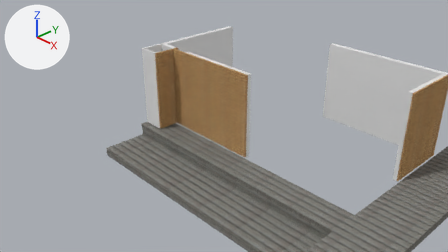
What one commit did to the Blender file exterior.blend.
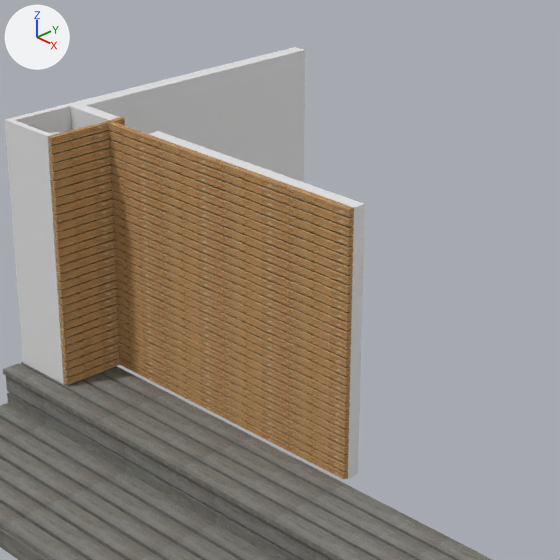
Old and new are each drawn from the file's camera 'Camera' and again close up on the part from 31% to 69% of the width and 5% to 72% of the height. The axes (+X, +Y, +Z) are drawn at upper left. The lights are the same throughout.
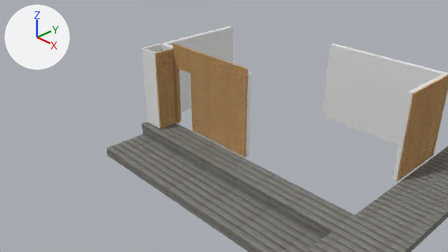
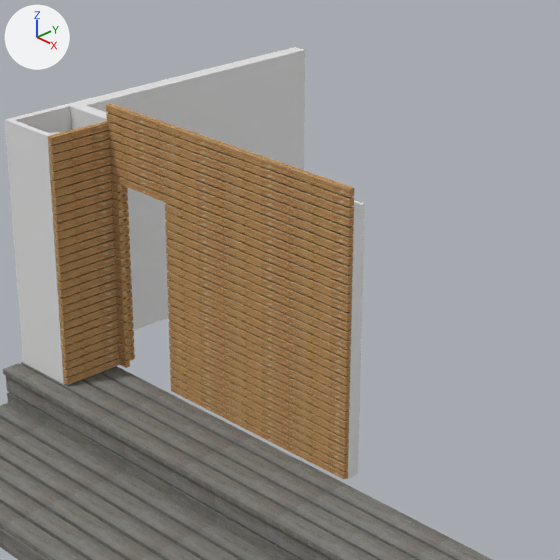
What differs and where, as boxes [x1, y1, x2, y2] in the close-ups (560 x 560 px):
'Cube.008', reshaped, modifiers changed: before [108, 121, 354, 479]; after [106, 103, 354, 479]
part 1 of me_cube_008, added: after [118, 342, 129, 353]
part 2 of me_cube_008, added: after [118, 335, 129, 345]
part 3 of me_cube_008, added: after [117, 327, 128, 337]
part 4 of me_cube_008, added: after [116, 319, 128, 329]
part 5 of me_cube_008, added: after [117, 312, 128, 322]
part 6 of me_cube_008, added: after [117, 303, 127, 314]
part 7 of me_cube_008, added: after [116, 296, 127, 306]
part 8 of me_cube_008, added: after [115, 288, 127, 298]
part 9 of me_cube_008, added: after [116, 280, 126, 290]
part 10 of me_cube_008, added: after [114, 272, 126, 282]
part 11 of me_cube_008, added: after [114, 264, 126, 274]
part 12 of me_cube_008, added: after [114, 256, 125, 266]
part 13 of me_cube_008, added: after [114, 248, 125, 258]
part 14 of me_cube_008, added: after [114, 240, 125, 250]
part 15 of me_cube_008, added (brown): after [106, 103, 354, 340]

The change in detail:
me_cube_008 is used by ob_cube_008; location (-0.348, -0.23, 0.336); scale (1.12, 0.018, 0.0241).
me_cube_008 had 8 vertices, 6 faces and spanned x -1.0..1.0, y -1.0..1.0, z -1.0..1.0.
me_cube_008 now has 440 vertices, 330 faces and spans x -1.0..1.0, y -1.0..1.0, z -1.0..77.88.
me_cube_008 part 1: a new loose piece, a box spanning x -1.0..-0.924, y -1.0..1.0, z 3.96..5.96, in mat_material_001 (picture img_texturescom_woodplanksclean0082_1_seamless_s_jpg).
me_cube_008 part 2: a new loose piece, a box spanning x -1.0..-0.924, y -1.0..1.0, z 6.44..8.44, in mat_material_001 (picture img_texturescom_woodplanksclean0082_1_seamless_s_jpg).
me_cube_008 part 3: a new loose piece, a box spanning x -1.0..-0.924, y -1.0..1.0, z 8.92..10.92, in mat_material_001 (picture img_texturescom_woodplanksclean0082_1_seamless_s_jpg).
me_cube_008 part 4: a new loose piece, a box spanning x -1.0..-0.924, y -1.0..1.0, z 11.4..13.4, in mat_material_001 (picture img_texturescom_woodplanksclean0082_1_seamless_s_jpg).
me_cube_008 part 5: a new loose piece, a box spanning x -1.0..-0.924, y -1.0..1.0, z 13.88..15.88, in mat_material_001 (picture img_texturescom_woodplanksclean0082_1_seamless_s_jpg).
me_cube_008 part 6: a new loose piece, a box spanning x -1.0..-0.924, y -1.0..1.0, z 16.36..18.36, in mat_material_001 (picture img_texturescom_woodplanksclean0082_1_seamless_s_jpg).
me_cube_008 part 7: a new loose piece, a box spanning x -1.0..-0.924, y -1.0..1.0, z 18.84..20.84, in mat_material_001 (picture img_texturescom_woodplanksclean0082_1_seamless_s_jpg).
me_cube_008 part 8: a new loose piece, a box spanning x -1.0..-0.924, y -1.0..1.0, z 21.32..23.32, in mat_material_001 (picture img_texturescom_woodplanksclean0082_1_seamless_s_jpg).
me_cube_008 part 9: a new loose piece, a box spanning x -1.0..-0.924, y -1.0..1.0, z 23.8..25.8, in mat_material_001 (picture img_texturescom_woodplanksclean0082_1_seamless_s_jpg).
me_cube_008 part 10: a new loose piece, a box spanning x -1.0..-0.924, y -1.0..1.0, z 26.28..28.28, in mat_material_001 (picture img_texturescom_woodplanksclean0082_1_seamless_s_jpg).
me_cube_008 part 11: a new loose piece, a box spanning x -1.0..-0.924, y -1.0..1.0, z 28.76..30.76, in mat_material_001 (picture img_texturescom_woodplanksclean0082_1_seamless_s_jpg).
me_cube_008 part 12: a new loose piece, a box spanning x -1.0..-0.924, y -1.0..1.0, z 31.24..33.24, in mat_material_001 (picture img_texturescom_woodplanksclean0082_1_seamless_s_jpg).
me_cube_008 part 13: a new loose piece, a box spanning x -1.0..-0.924, y -1.0..1.0, z 33.72..35.72, in mat_material_001 (picture img_texturescom_woodplanksclean0082_1_seamless_s_jpg).
me_cube_008 part 14: a new loose piece, a box spanning x -1.0..-0.924, y -1.0..1.0, z 36.2..38.2, in mat_material_001 (picture img_texturescom_woodplanksclean0082_1_seamless_s_jpg).
me_cube_008 part 15: 184 vertices added at x -1.0..1.0, y -1.0..1.0, z 38.68..77.88.
Object 'Cube.008' (ob_cube_008) loses its ARRAY modifier named 'Array'.
Modifier setting removed (it was count = 30).
Modifier setting removed (it was constant_offset_displace = (0.0, 0.0, 0.0)).
Modifier setting removed (it was relative_offset_displace = (0.0, 0.0, 1.24)).
